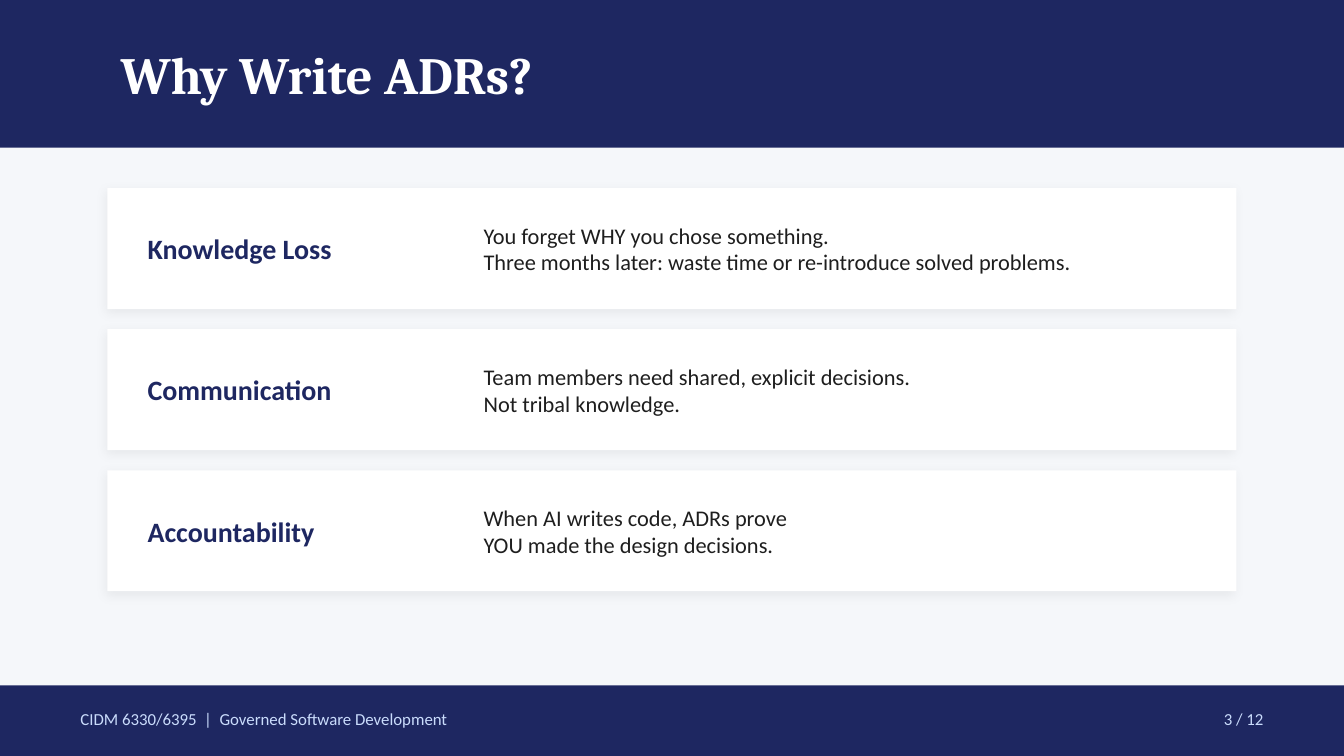
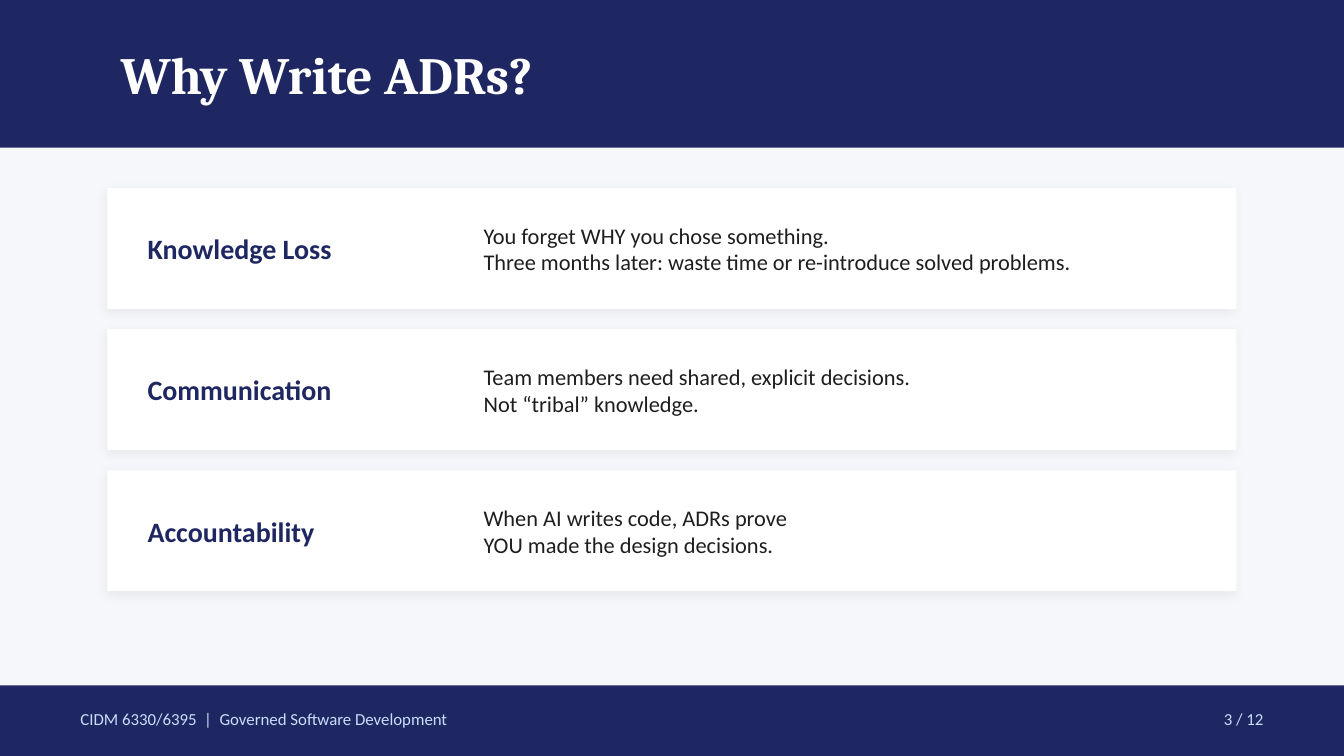
Before and after one commit to tvproductions/gzkit, a slide deck: slide 27 of docs/examples/presentations/complete-series-slides.pptx. Drawn at 1344x756 pixels with LibreOffice and Linux fonts; fonts in the diff are those of the drawing. Boxes give left, top, right and bottom in pixels: in the first picture for what was removed or moved away, otherwise in the second. Text is boxed around its words. In the diff, an @@ line names an element or a change of style, - is before the commit and + after.

```diff
--- a/docs/examples/presentations/complete-series-slides.pptx
+++ b/docs/examples/presentations/complete-series-slides.pptx
@@ text at (x1=484, y1=396, x2=699, y2=416): text changed @@
-Not tribal knowledge.
+Not “tribal” knowledge.
```
Also in this commit, not shown: 7 other slides changed, 1 other file.
